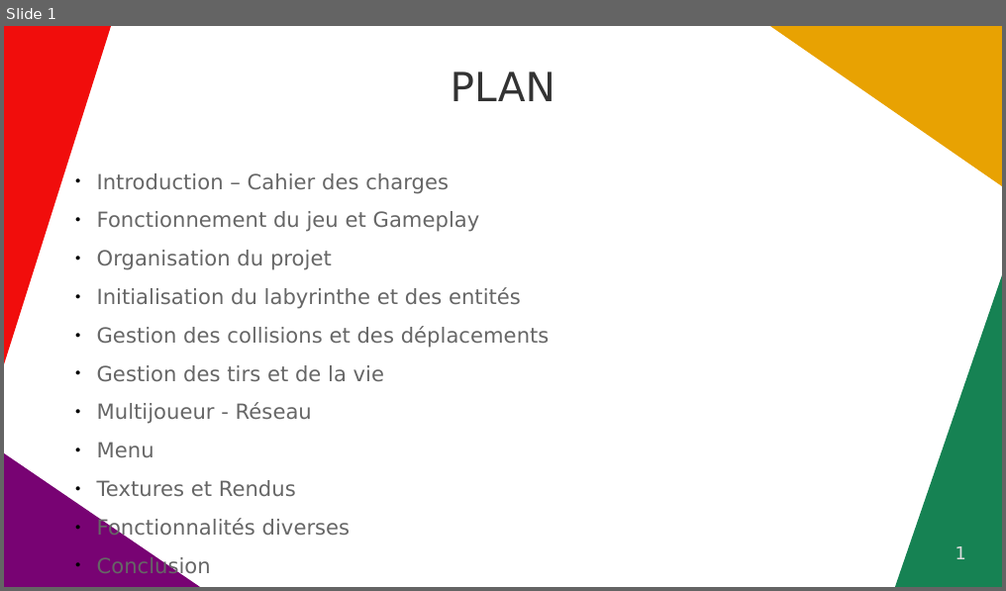
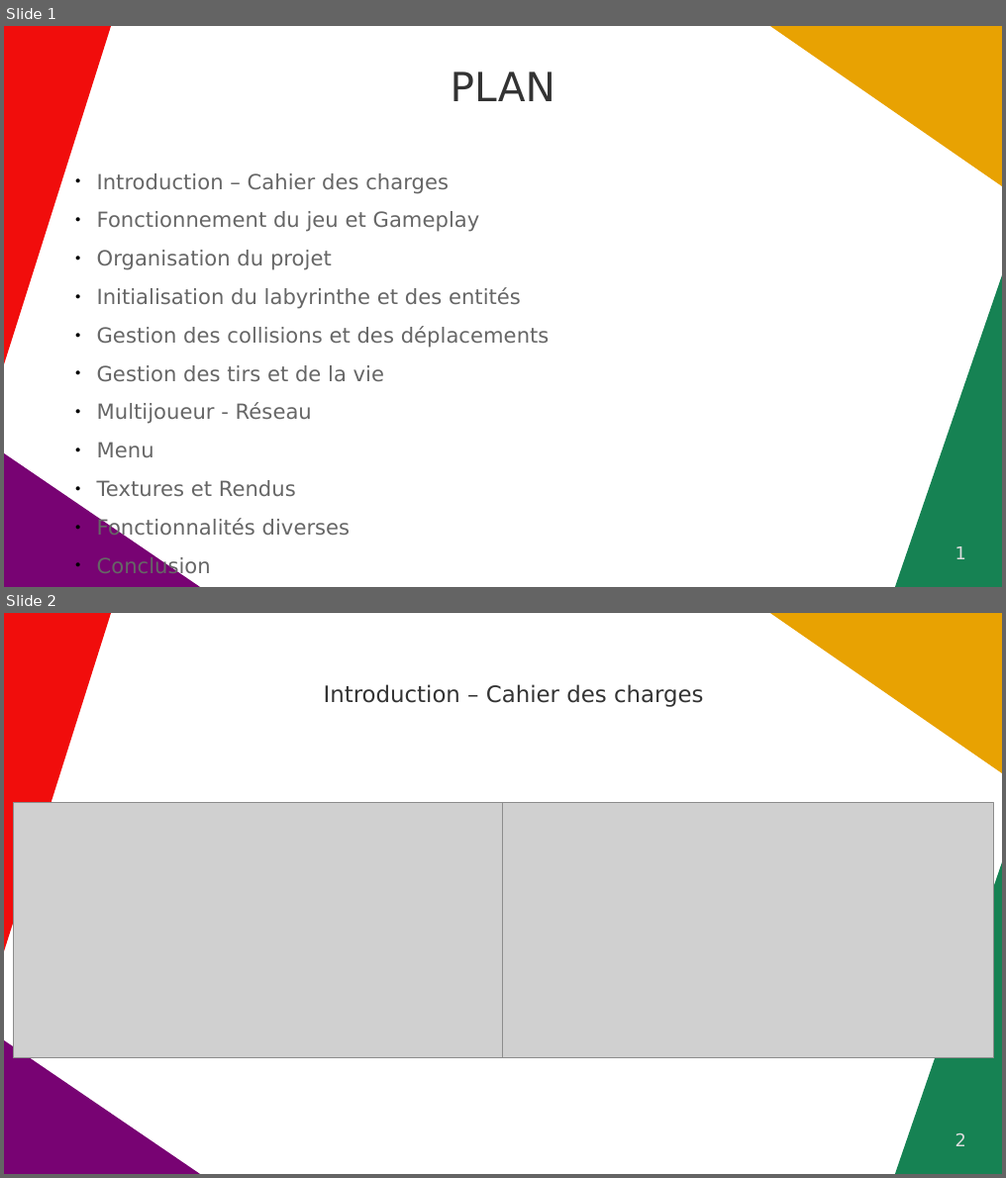
Before and after one commit to StrawPlume/MAZE-SHOOTER, a slide deck: rapport/diapo.odp. Shown one above the other, each under a label of ours: slide 1 before the commit, slides 1 and 2 after it. The pictures are 1006x591 and 1006x1178 pixels, drawn with LibreOffice and Linux fonts; fonts in the diff are those of the drawing; grey boxes stand for pictures. Boxes give left, top, right and bottom in pixels: in the first picture for what was removed or moved away, otherwise in the second. Text is boxed around its words. In the diff, an @@ line names an element or a change of style, - is before the commit and + after.

```diff
--- a/rapport/diapo.odp
+++ b/rapport/diapo.odp
@@ slide 2 added at [4, 613, 1002, 1174], background #FFFFFF; not listed: 4 template elements that a slide beside it also shows @@
@@ title added at [324, 684, 703, 707], 18 pt, text #333333 @@
+Introduction – Cahier des charges
@@ picture added at [13, 803, 503, 1059] @@
@@ picture added at [503, 803, 994, 1059] @@
@@ page number added at [955, 1134, 966, 1147], 14 pt, text #DDDDDD @@
+2
```
Also in this commit, not shown: 10 other slides added.
